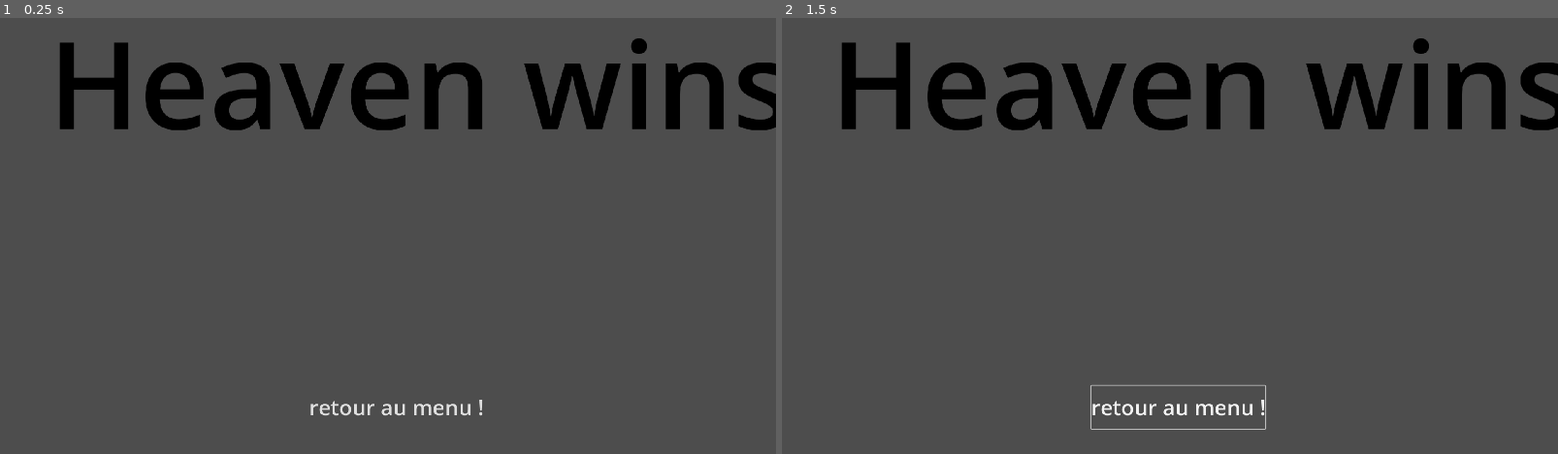
Above: before the commit, frames 1-2 (left to right).
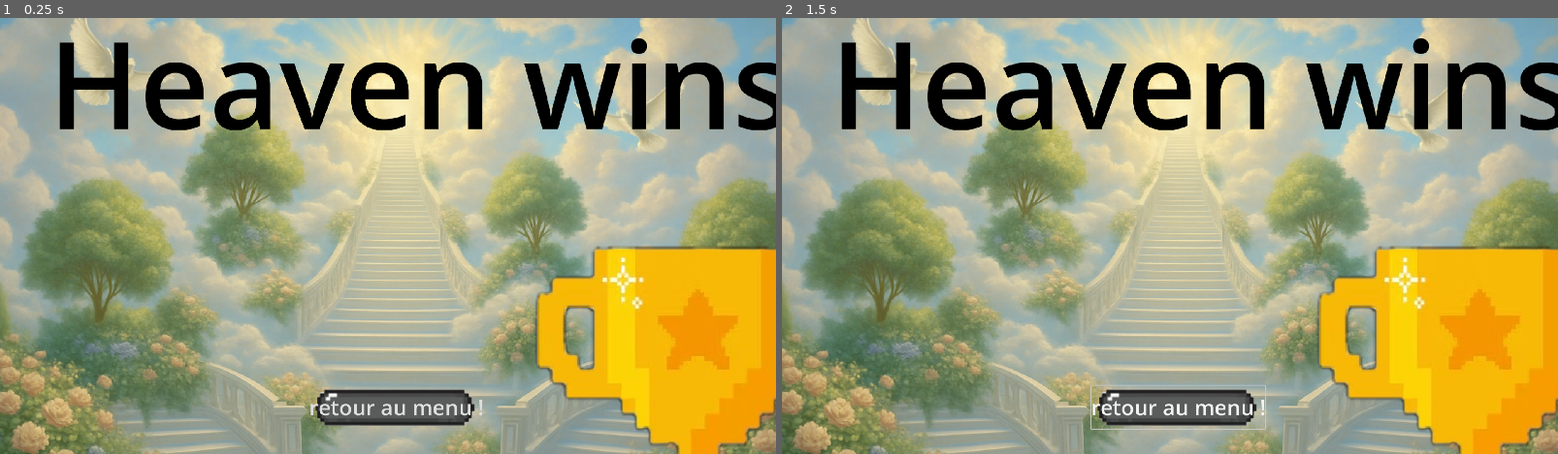
Above: after the commit, the same moments.

Repository: CorbeauBaptiste/Skyrage
Game: Godot game, scene res://heaven_wins.tscn
Two runs of this game, one before a commit and one after it. Both use one fixed random seed, a clock stepped at 60 frames per second and the inputs below. This scene is started directly instead of the project's main scene.
Inputs (mouse positions are in pixels of both pictures, inside the frame that each line leads up to):
- Up to frame 1 (0.25 s): no input
- Up to frame 2 (1.5 s): tap Enter at 0.5 s; move the mouse to (1340, 214) at 0.52 s; right-click (1340, 214) at 0.6 s; click (1340, 214) at 0.67 s; tap Space at 0.77 s; click "retour au menu !" at 1.25 s

The runs differ from the first frame. In frame 1, 92% of the frame differs, in the area x 0-100%, y 0-100%; in frame 2, 92%.

Commit message:
fix: end scenes

Diff:
--- a/heaven_wins.tscn
+++ b/heaven_wins.tscn
@@ -1,4 +1,8 @@
-[gd_scene load_steps=5 format=3 uid="uid://cyk5cu86jnda"]
+[gd_scene load_steps=8 format=3 uid="uid://cyk5cu86jnda"]
+
+[ext_resource type="Texture2D" uid="uid://cmlkbpqhiyy2" path="res://assets/heaven/paradis.png" id="1_pw4if"]
+[ext_resource type="Texture2D" uid="uid://dm6g8pwbhqq5e" path="res://assets/hell/coupe.png" id="2_o5360"]
+[ext_resource type="Texture2D" uid="uid://dhkfduhi5scna" path="res://assets/heaven/bouton.png" id="3_uly41"]
 
 [sub_resource type="LabelSettings" id="LabelSettings_pw4if"]
 font_size = 300
@@ -6,10 +10,13 @@
 shadow_size = 38
 
 [sub_resource type="StyleBoxTexture" id="StyleBoxTexture_o5360"]
+texture = ExtResource("3_uly41")
 
 [sub_resource type="StyleBoxTexture" id="StyleBoxTexture_uly41"]
+texture = ExtResource("3_uly41")
 
 [sub_resource type="StyleBoxTexture" id="StyleBoxTexture_rl33w"]
+texture = ExtResource("3_uly41")
 
 [node name="Control" type="Control"]
 layout_mode = 3
@@ -32,6 +39,7 @@
 offset_bottom = 248.0
 grow_horizontal = 2
 grow_vertical = 2
+texture = ExtResource("1_pw4if")
 metadata/_edit_use_anchors_ = true
 
 [node name="Label" type="Label" parent="."]
@@ -54,6 +62,7 @@
 [node name="Coupe2" type="Sprite2D" parent="."]
 position = Vector2(-1074, -1092)
 scale = Vector2(2.58946, 2.8115)
+texture = ExtResource("2_o5360")
 centered = false
 offset = Vector2(768.772, 466.221)
 
--- a/hell_wins.tscn
+++ b/hell_wins.tscn
@@ -1,4 +1,8 @@
-[gd_scene load_steps=5 format=3 uid="uid://nsloahqnlbgc"]
+[gd_scene load_steps=8 format=3 uid="uid://nsloahqnlbgc"]
+
+[ext_resource type="Texture2D" uid="uid://cmlkbpqhiyy2" path="res://assets/heaven/paradis.png" id="1_a13er"]
+[ext_resource type="Texture2D" uid="uid://dm6g8pwbhqq5e" path="res://assets/hell/coupe.png" id="2_plg05"]
+[ext_resource type="Texture2D" uid="uid://dhkfduhi5scna" path="res://assets/heaven/bouton.png" id="3_07ld0"]
 
 [sub_resource type="LabelSettings" id="LabelSettings_pw4if"]
 font_size = 300
@@ -6,10 +10,13 @@
 shadow_size = 38
 
 [sub_resource type="StyleBoxTexture" id="StyleBoxTexture_o5360"]
+texture = ExtResource("3_07ld0")
 
 [sub_resource type="StyleBoxTexture" id="StyleBoxTexture_uly41"]
+texture = ExtResource("3_07ld0")
 
 [sub_resource type="StyleBoxTexture" id="StyleBoxTexture_rl33w"]
+texture = ExtResource("3_07ld0")
 
 [node name="Control" type="Control"]
 layout_mode = 3
@@ -32,6 +39,7 @@
 offset_bottom = 248.0
 grow_horizontal = 2
 grow_vertical = 2
+texture = ExtResource("1_a13er")
 metadata/_edit_use_anchors_ = true
 
 [node name="Label" type="Label" parent="."]
@@ -48,12 +56,13 @@
 grow_horizontal = 2
 grow_vertical = 2
 theme_override_font_sizes/font_size = 100
-text = "Hell wins"
+text = "Heaven wins"
 label_settings = SubResource("LabelSettings_pw4if")
 
 [node name="Coupe2" type="Sprite2D" parent="."]
 position = Vector2(-1074, -1092)
 scale = Vector2(2.58946, 2.8115)
+texture = ExtResource("2_plg05")
 centered = false
 offset = Vector2(768.772, 466.221)
 
Not shown: 1 places in world.tscn that only renumber resources
